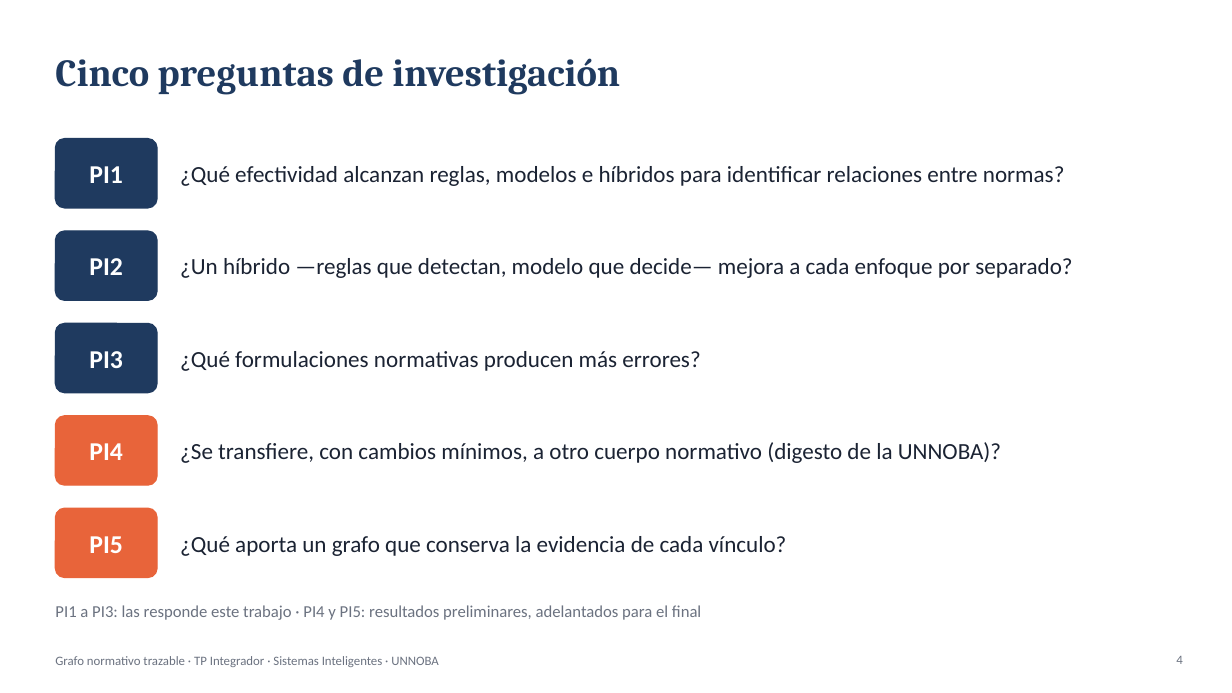
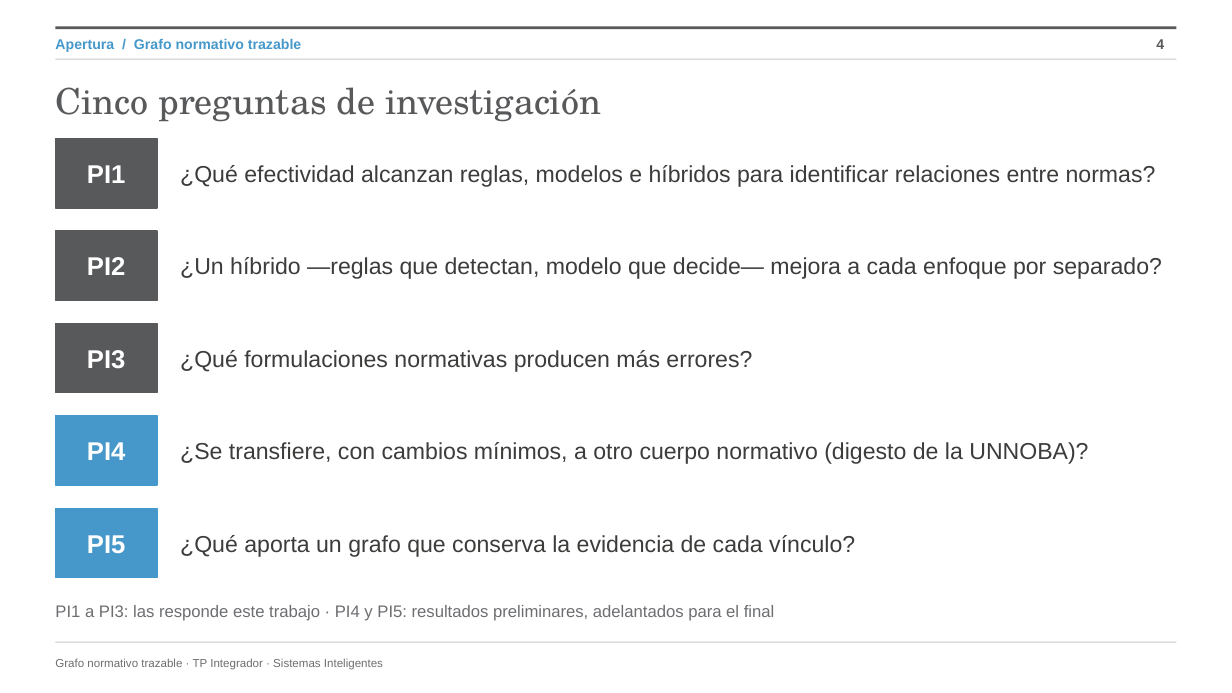
Before and after one commit to JuampiJPT/grafo-legal, a slide deck: slide 4 of docs/presentacion/presentacion_coloquio.pptx. Drawn at 1232x693 pixels with LibreOffice and Linux fonts; fonts in the diff are those of the drawing; background and template pictures are left out. Boxes give left, top, right and bottom in pixels: in the first picture for what was removed or moved away, otherwise in the second. Text is boxed around its words. In the diff, an @@ line names an element or a change of style, - is before the commit and + after.

Commit message:
Presentación con la identidad UNNOBA del manual (B74)

```diff
--- a/docs/presentacion/presentacion_coloquio.pptx
+++ b/docs/presentacion/presentacion_coloquio.pptx
@@ line added from (55, 28) to (1177, 28), #58595B 2.25 pt @@
@@ line added from (55, 59) to (1177, 59), #C6C7C8 0.75 pt @@
@@ text added at [55,38,301,52], 11 pt, text #4698CB, bold @@
+Apertura / Grafo normativo trazable
@@ page number: place and size @@
-page number at [1176,656,1182,664]
+page number at [1156,39,1164,49]
@@ page number at [1156,39,1164,49]: size 10 to 11 pt, font Calibri to Arial, text colour #6B7280 to #58595B, bold on @@
@@ title "Cinco preguntas de investigación": place and size @@
-title "Cinco preguntas de investigación" at [55,58,620,95]
+title "Cinco preguntas de investigación" at [55,87,601,122]
@@ title "Cinco preguntas de investigación" at [55,87,601,122]: size 30 to 28 pt, font Cambria to TeX Gyre Schola, text colour #1F3A5F to #58595B, bold off @@
@@ rounded rectangle removed at [55,139,157,208] @@
@@ rectangle added at [55,139,157,208], fill #58595B, outline #58595B 1 pt @@
@@ rounded rectangle removed at [55,231,157,300] @@
@@ rectangle added at [55,231,157,300], fill #58595B, outline #58595B 1 pt @@
@@ rounded rectangle removed at [55,323,157,393] @@
@@ rectangle added at [55,323,157,393], fill #58595B, outline #58595B 1 pt @@
@@ rounded rectangle removed at [55,416,157,485] @@
@@ rectangle added at [55,416,157,485], fill #4698CB, outline #4698CB 1 pt @@
@@ font Calibri to Arial in 5 elements at [87,165,126,183], [87,257,126,275], [87,350,126,369], [87,442,126,460], [87,535,126,553] @@
@@ rounded rectangle removed at [55,508,157,578] @@
@@ rectangle added at [55,508,157,578], fill #4698CB, outline #4698CB 1 pt @@
@@ font Calibri to Arial, text colour #1B2333 to #3C3C3B in 5 elements at [180,165,1156,187], [180,257,1162,279], [180,350,752,372], [180,442,1088,464], [180,535,855,557] @@
@@ text "PI1 a PI3: las responde ..." at [55,605,775,621]: font Calibri to Arial, text colour #6B7280 to #6D6E71 @@
@@ text at [55,658,383,670]: text changed; size 10 to 9 pt; font Calibri to Arial; text colour #6B7280 to #6D6E71 @@
-Grafo normativo trazable · TP Integrador · Sistemas Inteligentes · UNNOBA
+Grafo normativo trazable · TP Integrador · Sistemas Inteligentes
@@ line added from (55, 642) to (1177, 642), #C6C7C8 0.75 pt @@
```
Also in this commit, not shown: 20 other slides changed, 6 other files.
